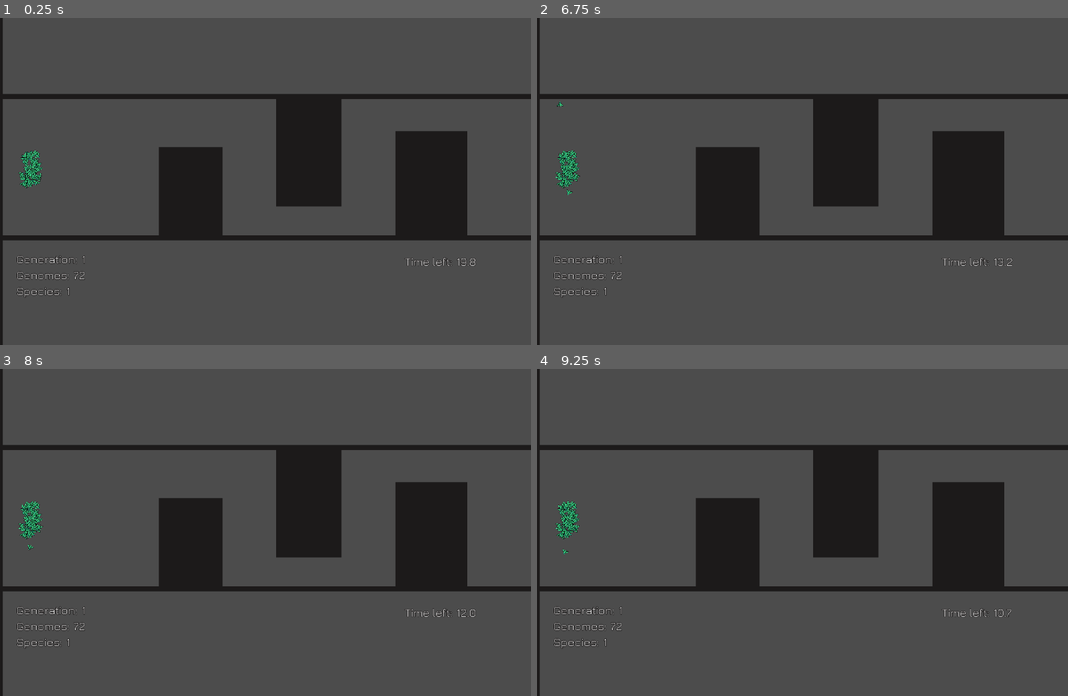
Above: before the commit, frames 1-4 (two rows, left to right).
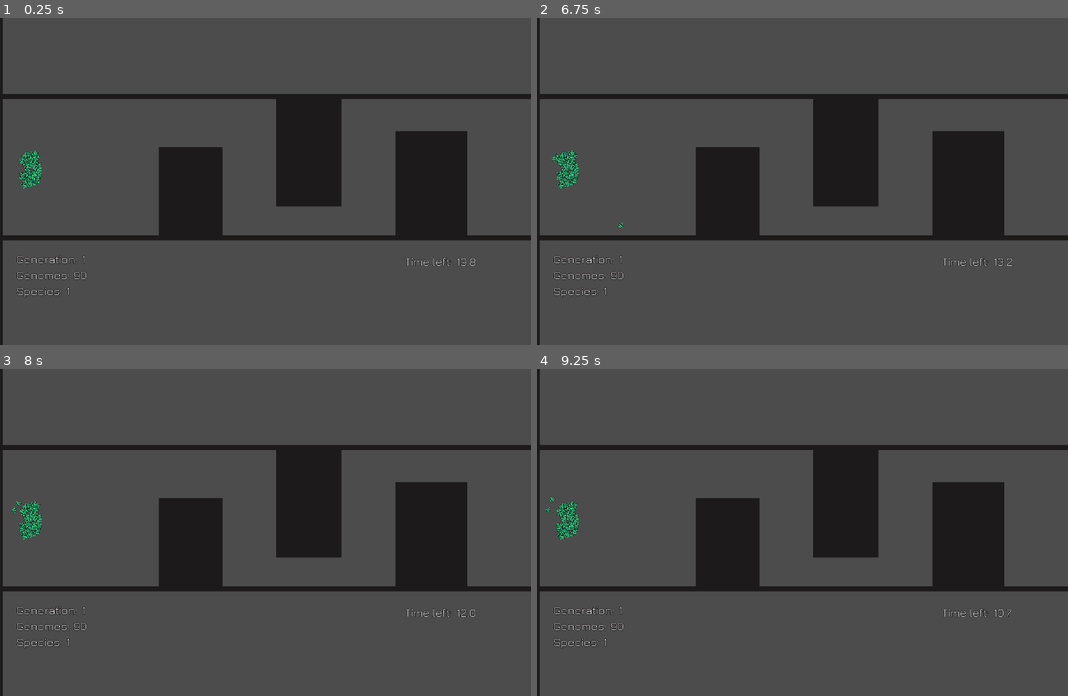
Above: after the commit, the same moments.

Repository: a0x77ry/plasmata
Game: Godot game, scene res://level1.tscn
The game is run twice, just before and just after one commit, with the same random seed, the same clock (stepped at 60 frames per second) and the same inputs.
Inputs:
- Up to frame 1 (0.25 s): no input
- Up to frame 2 (6.75 s): tap Enter (ui_accept) at 0.5, 0.77, 1.25, 1.52, 2, 2.75, 3.02, 3.5, 3.77, 4.25, 4.52, 6.02 s
- Up to frame 3 (8 s): tap Enter (ui_accept) at 6.77, 7.52 s
- Up to frame 4 (9.25 s): tap Enter (ui_accept) at 9.02 s

The runs differ from the first frame. In frame 1, 0.3% of the frame differs, in the area x 3-17%, y 40-81%; in frame 2, 0.4%, in the area x 2-17%, y 25-81%; in frame 3, 0.3%; in frame 4, 0.3%.

Commit message:
Add threads to get_output() of neural networks

Diff:
--- a/scripts/agent.gd
+++ b/scripts/agent.gd
@@ -44,7 +44,6 @@
   if !reached_the_end:
     # get_player_input()
     get_nn_controls(nn, get_sensor_input())
-    # rotation += rotation_dir * rotation_speed * delta
     rotation += nn_rotation * rotation_speed * delta
     velocity = move_and_slide(velocity)
   else:
--- a/scripts/genome.gd
+++ b/scripts/genome.gd
@@ -74,7 +74,6 @@
     # Add a new node and break the link
     if links.size() == 0:
       return # cannot break a link if there isn't one
-    # TRY
     if random.randf() < ADD_NODE_RATE:
       # find a random link to break
       var link_to_break
--- a/scripts/neural_network.gd
+++ b/scripts/neural_network.gd
@@ -11,6 +11,7 @@
 var output_layer = []
 var hidden_layer = []
 var links = []
+var thread = Thread.new()
 
 var genome
 # var starting_link_id: int
@@ -85,14 +86,16 @@
 
 
 func get_output() -> Dictionary:
+  thread.start(self, "get_out")
+  return thread.wait_to_finish()
+
+func get_out() -> Dictionary:
   var output_dict = {}
   for node in output_layer:
     var node_name = node.get_name()
     output_dict[node_name] = node.get_value()
 
   return output_dict
-
-
 
 class NNNode:
   var name: String setget ,get_name
--- a/scripts/population.gd
+++ b/scripts/population.gd
@@ -20,7 +20,7 @@
 var all_species_adj_fitness = 0.0
 
 
-func _init(_genomes=[], _species=[], _selection_rate=0.3, _target_population=80):
+func _init(_genomes=[], _species=[], _selection_rate=0.3, _target_population=100):
   genomes = _genomes
   species = _species
   selection_rate = _selection_rate
@@ -43,7 +43,6 @@
   speciate() # Categorizes genomes into species
   share_fitness_all_species() # Fills the adjusted_fitness in all genomes
   select_in_all_species(original_agents_num) # Fills the parent_genomes in all species, calcs avg_fitness
-  # select_in_all_species(agents.size()) # Fills the parent_genomes in all species, calcs avg_fitness
   genomes = crossover_all_species()
   mutate_all_genomes()
   increment_generation()
--- a/scripts/species.gd
+++ b/scripts/species.gd
@@ -21,19 +21,20 @@
 var total_adjusted_fitness
 var population
 var tint: Color
+var creation_gen: int
 
 
 func _init(_population, _prototype, _members=[], _parent_genomes=[], _avg_fitness=[],
     _total_adjusted_fitness=0):
+  random.randomize()
   population = _population
   prototype = _prototype
   members = _members
   parent_genomes = _parent_genomes
   avg_fitness = _avg_fitness
   total_adjusted_fitness = _total_adjusted_fitness
-
-  random.randomize()
   tint = Color(random.randf(), random.randf(), random.randf())
+  creation_gen = population.generation
 
 
 func share_fitness():
